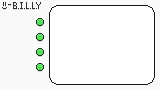
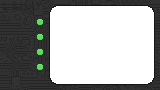
Two versions of the same layered image (160px x 90px). Layer-by-layer changes:
added layer "Shadow" (10%) above "Layer 4" over [36, 24, 155, 86]
added layer "Layer 4" (5%) above "Layer 1" over [0, 0, 160, 90]
painted on "Layer 1" over [0, 0, 160, 90]
